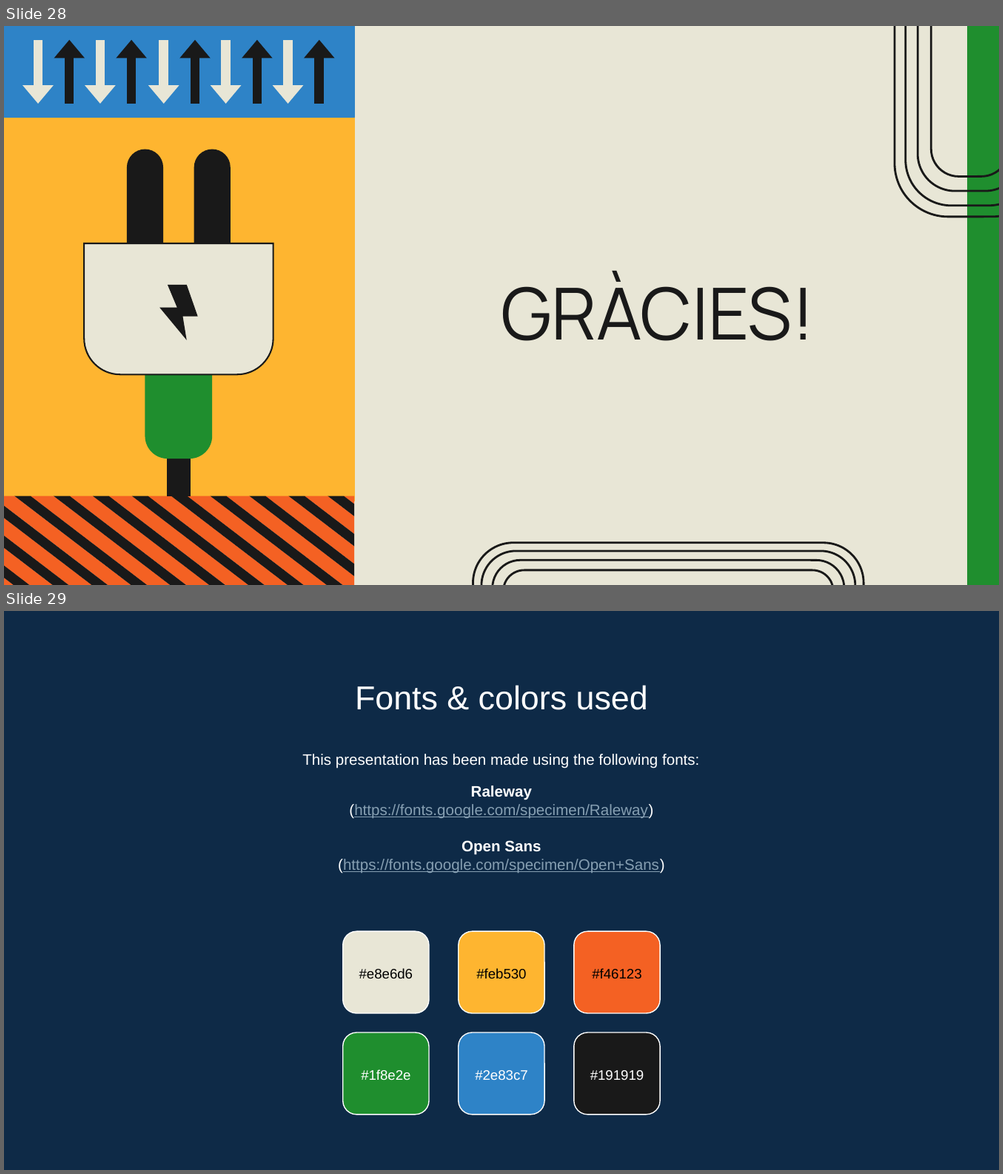
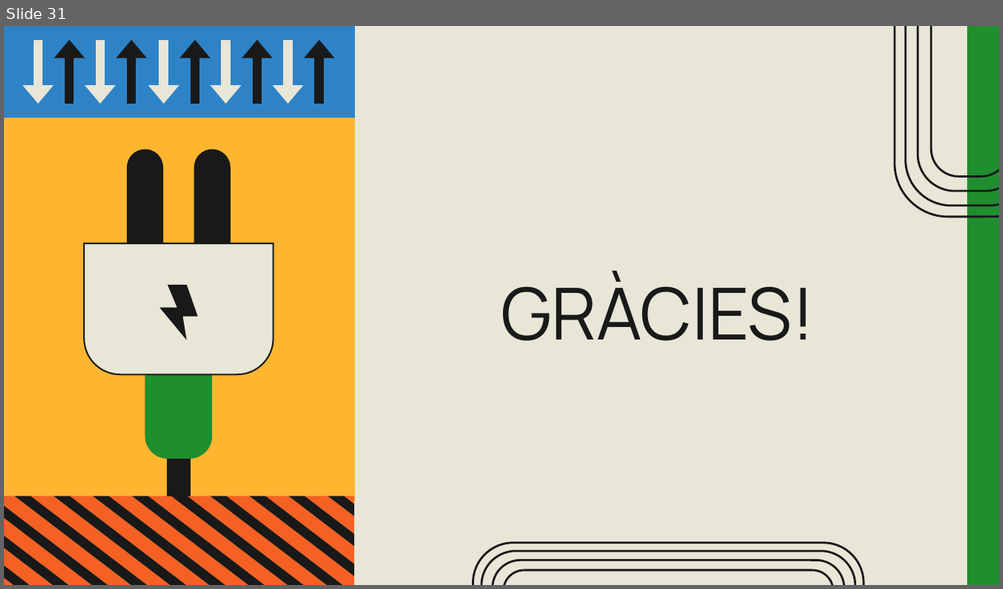
Before and after one commit to EDD2526/edd-project-grup-dijous-dj_d_seients, a slide deck: EINES DE DISSENY – PROJECTE V.5.pptx. Shown one above the other, each under a label of ours: slides 28 and 29 before the commit, slide 31 after it. The pictures are 1003x1174 and 1003x589 pixels, drawn with LibreOffice and Linux fonts; fonts in the diff are those of the drawing. Boxes give left, top, right and bottom in pixels: in the first picture for what was removed or moved away, otherwise in the second. Text is boxed around its words. In the diff, an @@ line names an element or a change of style, - is before the commit and + after.

```diff
--- a/EINES DE DISSENY – PROJECTE V.5.pptx
+++ b/EINES DE DISSENY – PROJECTE V.5.pptx
@@ slide 29 removed at bbox=[4, 611, 999, 1170], background #0E2A47 @@
@@ title removed at bbox=[355, 685, 648, 710] @@
-Fonts & colors used
@@ text removed at bbox=[302, 754, 699, 874] @@
-This presentation has been made using the following fonts:
-Raleway
-(https://fonts.google.com/specimen/Raleway)
-Open Sans
-(https://fonts.google.com/specimen/Open+Sans)
@@ rounded rectangle removed at bbox=[343, 931, 430, 1013] @@
@@ rounded rectangle removed at bbox=[458, 931, 545, 1013] @@
@@ rounded rectangle removed at bbox=[574, 931, 660, 1013] @@
@@ text removed at bbox=[359, 968, 412, 979] @@
-#e8e6d6
@@ text removed at bbox=[476, 968, 526, 980] @@
-#feb530
@@ text removed at bbox=[592, 968, 641, 980] @@
-#f46123
@@ rounded rectangle removed at bbox=[343, 1033, 430, 1114] @@
@@ rounded rectangle removed at bbox=[458, 1033, 545, 1114] @@
@@ rounded rectangle removed at bbox=[574, 1033, 660, 1114] @@
@@ text removed at bbox=[361, 1070, 410, 1080] @@
-#1f8e2e
@@ text removed at bbox=[475, 1071, 527, 1080] @@
-#2e83c7
@@ text removed at bbox=[590, 1071, 643, 1080] @@
-#191919
@@ what was slide 28 is now slide 31 @@
```
Also in this commit, not shown: 4 slides changed, 3 slides added, 1 other file.
